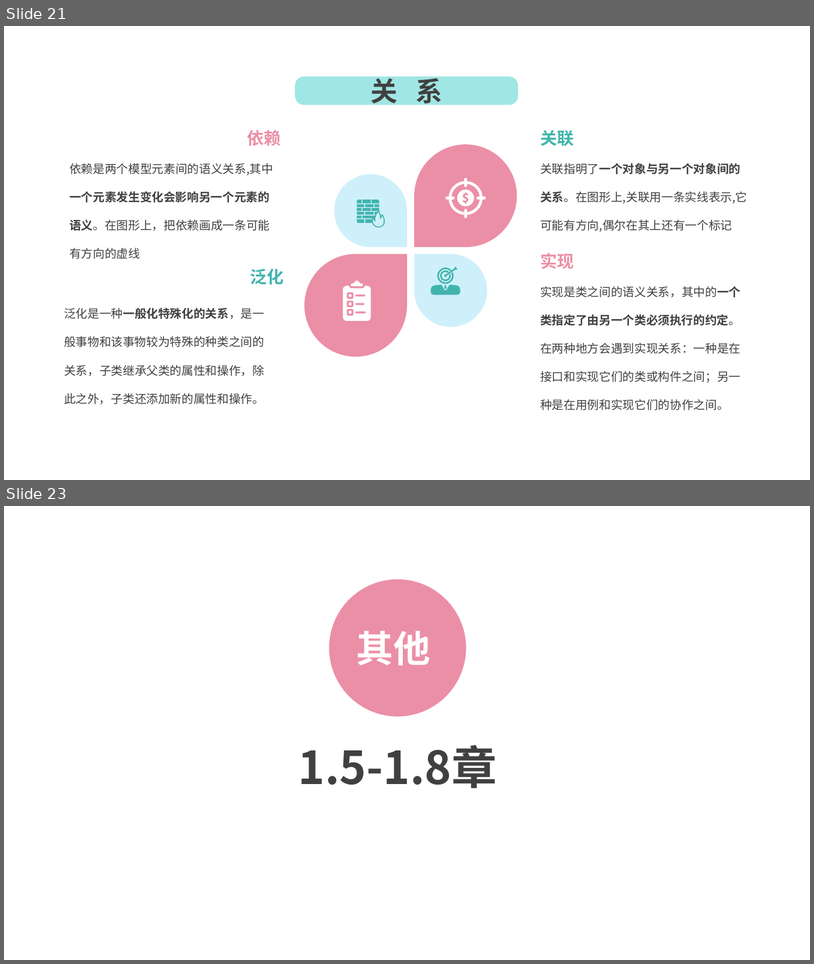
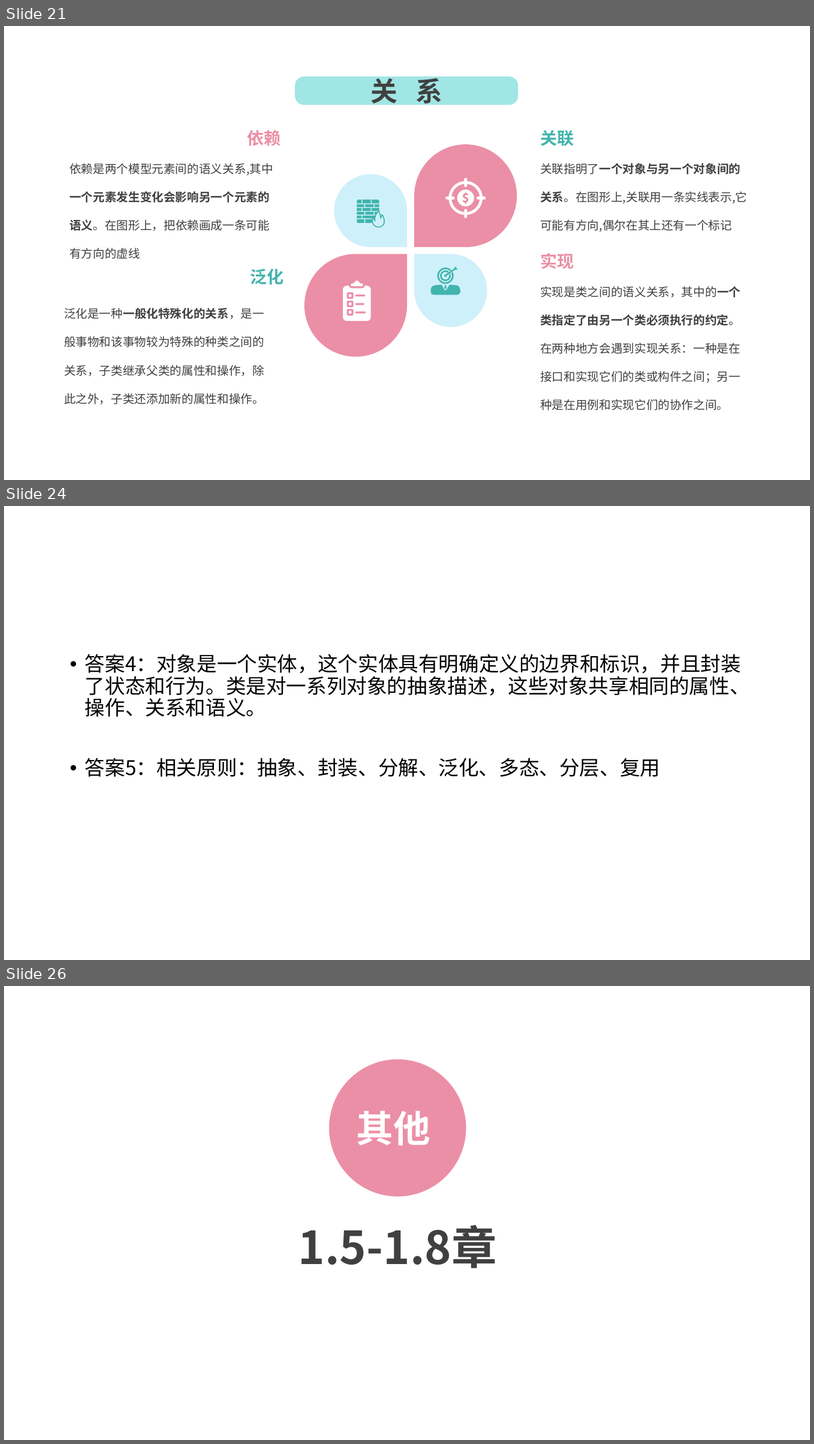
Before and after one commit to lenovo-wu/G016ZUCC-SRA2022, a slide deck: 翻转课堂/翻转课堂.pptx. Shown one above the other, each under a label of ours: slides 21 and 23 before the commit, slides 21, 24 and 26 after it; the slides between them are not shown. The pictures are 814x964 and 814x1444 pixels, drawn with LibreOffice and Linux fonts; fonts in the diff are those of the drawing; background and template pictures are left out. Boxes give left, top, right and bottom in pixels: in the first picture for what was removed or moved away, otherwise in the second. Text is boxed around its words. In the diff, an @@ line names an element or a change of style, - is before the commit and + after.

```diff
--- a/翻转课堂/翻转课堂.pptx
+++ b/翻转课堂/翻转课堂.pptx
@@ slide 24 added at box(4, 506, 810, 960), background picture (left out) @@
@@ text added at box(85, 654, 750, 777), 24 pt, text #000000 @@
+• 答案4：对象是一个实体，这个实体具有明确定义的边界和标识，并且封装了状态和行为。类是对一系列对象的抽象描述，这些对象共享相同的属性、操作、关系和语义。
+• 答案5：相关原则：抽象、封装、分解、泛化、多态、分层、复用
@@ what was slide 23 is now slide 26 @@
```
Also in this commit, not shown: 3 slides changed, 2 other slides added.
